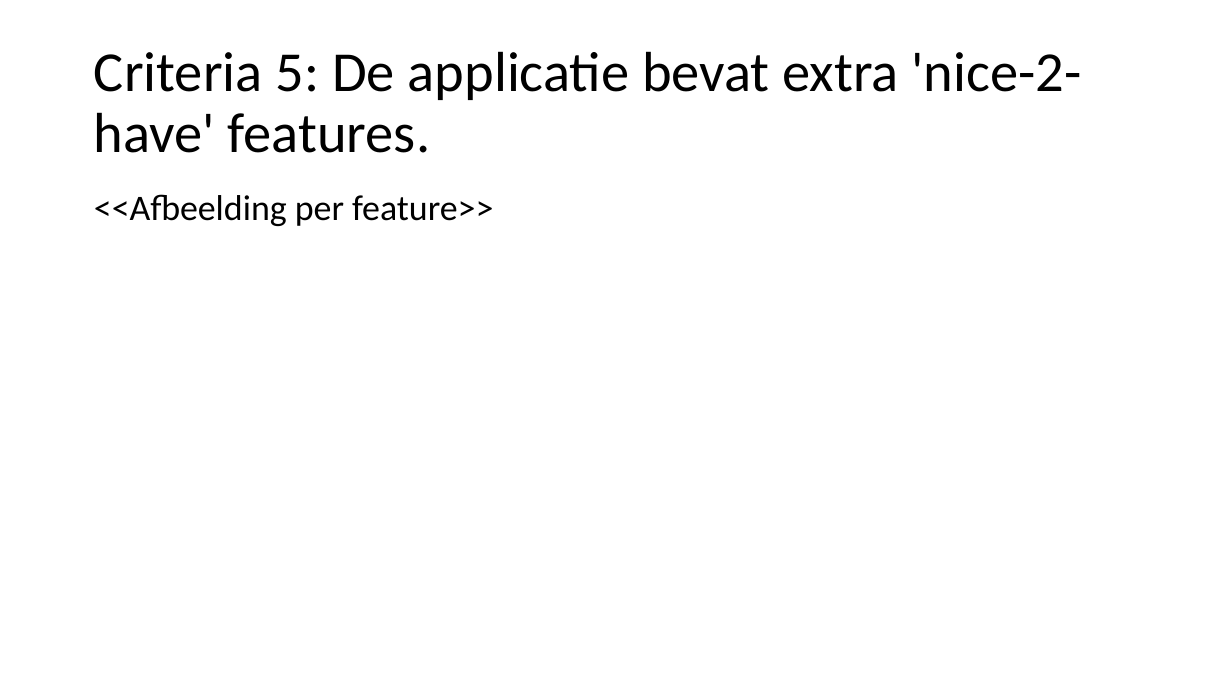
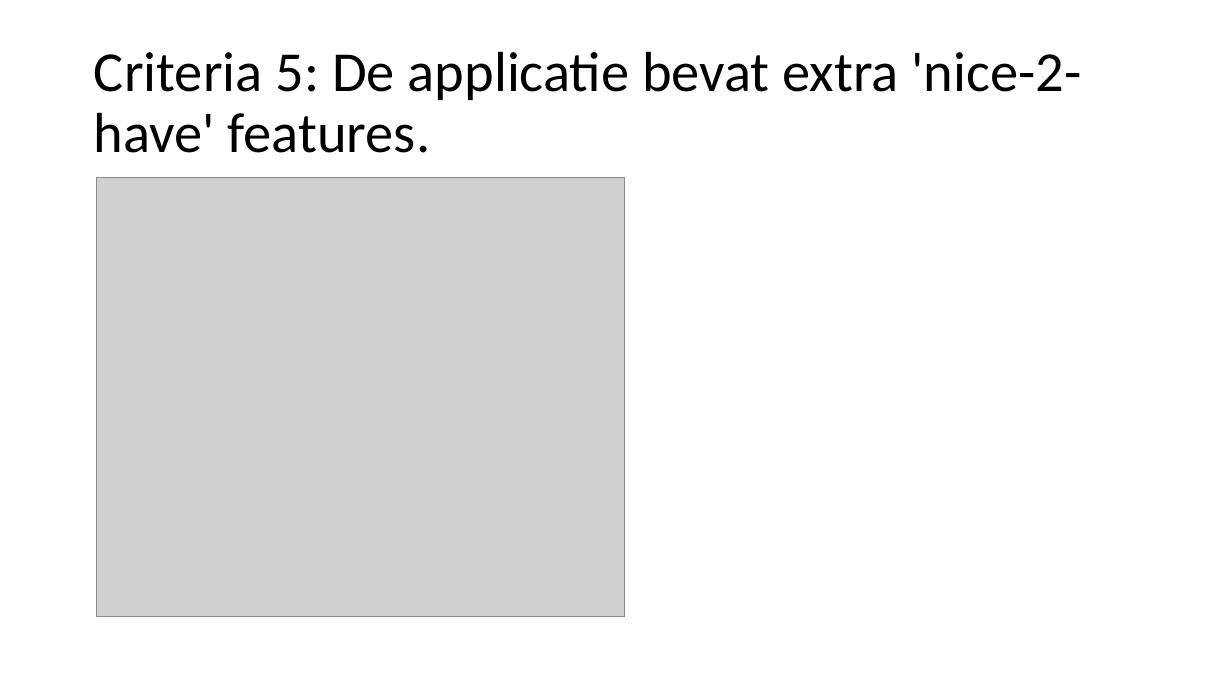
Before and after one commit to SSmits2404/jeroen-en-sander-adweb, a slide deck: slide 8 of Eindopdracht verdediging template.pptx. Drawn at 1232x693 pixels with LibreOffice and Linux fonts; fonts in the diff are those of the drawing; grey boxes stand for pictures. Boxes give left, top, right and bottom in pixels: in the first picture for what was removed or moved away, otherwise in the second. Text is boxed around its words. In the diff, an @@ line names an element or a change of style, - is before the commit and + after.

Commit message:
update wip

```diff
--- a/Eindopdracht verdediging template.pptx
+++ b/Eindopdracht verdediging template.pptx
@@ picture added at bbox=[97, 177, 626, 617] @@
@@ text removed at bbox=[94, 194, 493, 226] @@
-<<Afbeelding per feature>>
```
